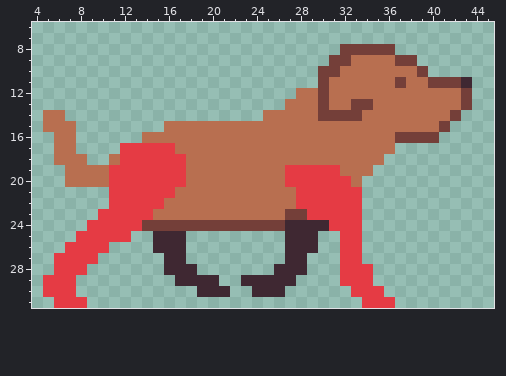
Two states of a pixel-art sprite, sprites/wally/walk_1.png. The picture above is the old version.
The file is 48x32 pixels. Shown: x 4..45, y 6..31.
The same view after the edit:
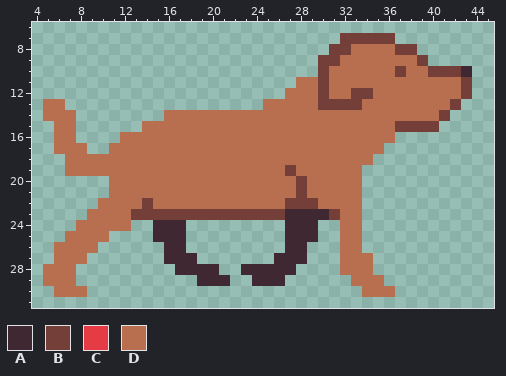
Palette (. is transparent): A #3f2832  B #743f39  C #e53b44  D #b86f50
Diff:
y 7: x 32..36 ..... -> BBBBB
y 8: x 31 . -> B; x 33..38 BBBB.. -> DDDDBB
y 9: x 30 . -> B; x 32 B -> D; x 37..39 BB. -> DDB
y 10: x 31 B -> D; x 37 D -> B; x 39..43 B.... -> DBBBA
y 11: x 28..29 .. -> DD; x 37 B -> D; x 40..43 BBBA -> DDDB
y 12: x 27 . -> D; x 33..34 DD -> BB
y 13: x 5..6 .. -> DD; x 25..26 .. -> DD; x 31..32 DD -> BB; x 34 B -> D; x 42..43 DB -> B.
y 14: x 7 . -> D; x 16..24 ......... -> DDDDDDDDD; x 30..33 BBBB -> DDDD; x 41..42 DB -> B.
y 15: x 5 D -> .; x 14..15 .. -> DD; x 37..41 DDDDB -> BBBB.
y 16: x 12..13 .. -> DD; x 37..40 BBBB -> ....
y 17: x 8 . -> D; x 11..16 .CCCCC -> DDDDDD; x 36 D -> .
y 18: x 6 D -> .; x 9..10 .. -> DD; x 12..17 CCCCCC -> DDDDDD; x 35 D -> .
y 19: x 11..17 CCCCCCC -> DDDDDDD; x 27..31 CCCCC -> BDDDD; x 34 D -> .
y 20: x 7..17 DDDDCCCCCCC -> ....DDDDDDD; x 27..32 CCCCCC -> DBDDDD
y 21: x 11..16 CCCCCC -> DDDDDD; x 28..33 CCCCCC -> BDDDDD
y 22: x 10..15 .CCCCC -> DDDDBD; x 27..33 DCCCCCC -> BBBDDDD
y 23: x 9..33 .CCCCCDDDDDDDDDDDDBBCCCCC -> DDDDBBBBBBBBBBBBBBAAAABDD
y 24: x 8..26 .CCCCCBBBBBBBBBBBBB -> DDDDD..AAA.........; x 30..33 ACCC -> ..DD
y 25: x 7..12 .CCCCC -> DDDD..; x 32..33 CC -> DD
y 26: x 6..10 .CCCC -> DDDD.; x 15 A -> .; x 29 A -> .; x 32..33 CC -> DD
y 27: x 6..9 CCCC -> DDD.; x 18 . -> A; x 26 . -> A; x 32..34 CC. -> DDD
y 28: x 5..8 .CCC -> DDD.; x 16 A -> .; x 19..20 .. -> AA; x 23..25 ... -> AAA; x 28 A -> .; x 32..34 CCC -> DDD
y 29: x 5..7 CCC -> DDD; x 17..18 AA -> ..; x 21 . -> A; x 23 A -> .; x 27 A -> .; x 32..35 CCC. -> .DDD
y 30: x 5..8 CCC. -> .DDD; x 19..21 AAA -> ...; x 24..26 AAA -> ...; x 33..36 CCC. -> .DDD
y 31: x 6..8 CCC -> ...; x 34..36 CCC -> ...
Boxes around the changes in both pictures, in picture pixels (x1, y1, x2, y2):
changed: (43, 33, 472, 308)
